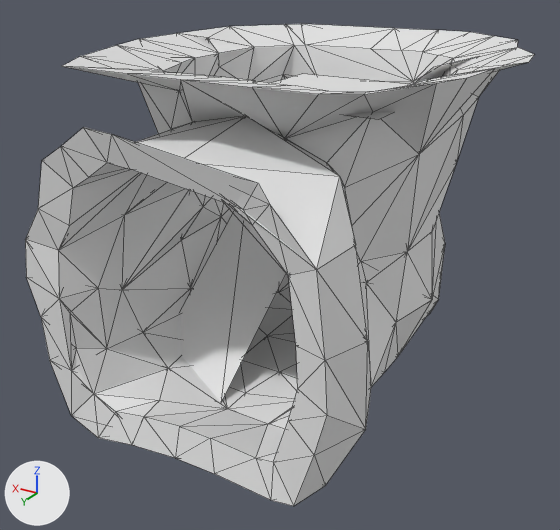
The glTF model Rogue-Robots/Assets/Models/ModularBlocks/LVertical1Connector_Col.gltf: old version first, new version second.
Rendered twice from a 50 mm lens placed at (-5.04, 8.71, 6.58), pointed at (0.09, 0.16, 2.31). The lights are fixed; the arrows at lower left show +X, +Y and +Z. Mesh edges are drawn as thin lines. Vertices at the same position are counted once.

The scene before the commit, as lines of its bpy script (objects in view):
```python
me_scene_007 = bpy.data.meshes.new('Scene.007')
me_scene_007.from_pydata(...)  # 336 vertices, 1189 faces; spans x -2.79..2.43, y -3.11..2.6, z 0.4..5.2
ob_lvertical1connector_col = bpy.data.objects.new('LVertical1Connector_Col', me_scene_007)
ob_lvertical1connector_col.location = (0.0, 0.0, 0.0)
```
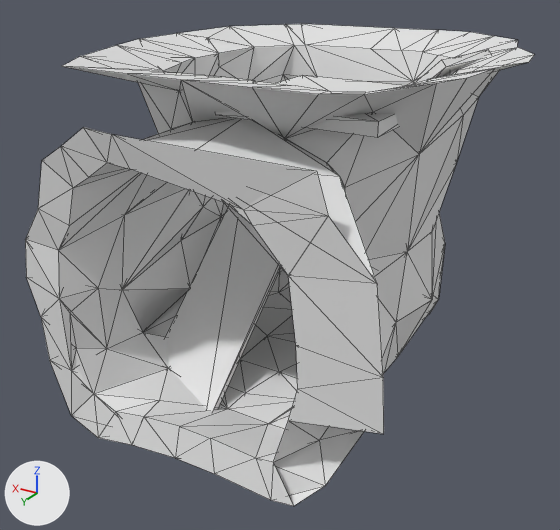
Changed parts and their boxes [x1, y1, x2, y2] in the pictures (560 x 530 px):
part 1 of me_scene_007, added
    after: [215, 75, 405, 138]
part 2 of me_scene_007, rebuilt
    before: [180, 214, 286, 402]
    after: [166, 208, 281, 411]
part 3 of me_scene_007, rebuilt
    before: [416, 57, 476, 83]
    after: [415, 49, 490, 83]
part 4 of me_scene_007, deleted
    before: [273, 74, 411, 120]
part 5 of me_scene_007, cut back
    before: [112, 134, 368, 506]
    after: [112, 134, 384, 434]

What changed in the scene script:
```text
Change me_scene_007:
    used by ob_lvertical1connector_col; location = (0.0, 0.0, 0.0)
    remove me_scene_007.from_pydata(...)  # 336 vertices, 1189 faces; spans x -2.79..2.43, y -3.11..2.6, z 0.4..5.2
    add me_scene_007.from_pydata(...)  # 347 vertices, 1209 faces; spans x -2.79..2.43, y -3.11..2.6, z 0.4..5.2
    me_scene_007 part 1: a new loose piece, a box spanning x -1.92..0.08, y -0.4..1.6, z 4.67..4.83
    me_scene_007 part 2: the loose piece of 4 vertices spanning x -0.03..1.49, y -0.9..1.6, z 0.83..2.97 is rebuilt with 8 vertices and now spans x 0.12..1.31, y -0.93..2.03, z 0.57..3.23
    me_scene_007 part 3: the loose piece of 4 vertices spanning x -1.91..1.48, y -2.1..-0.41, z 2.2..5.08 is rebuilt with 8 vertices and now spans x -2.07..1.06, y -2.14..-0.45, z 2.51..5.17
    me_scene_007 part 4: the loose piece of 4 vertices spanning x -1.92..0.08, y -0.4..1.6, z 4.85 is deleted
    me_scene_007 part 5
    2 vertices are removed from x -1.94..-1.8, y 2.59, z 1.38..1.95
    9 faces are deleted
    3 vertices in x -1.9..-1.25, y 2.59, z 2.59..4.14 move by (-0.64, 0.0, 0.0)
    1 vertex moves from x -1.12, y 2.59, z 4.33 to x -1.76, y 2.59, z 4.55
    1 vertex is added at (-2.59, 2.59, 1.95)
    3 new faces join them
```
